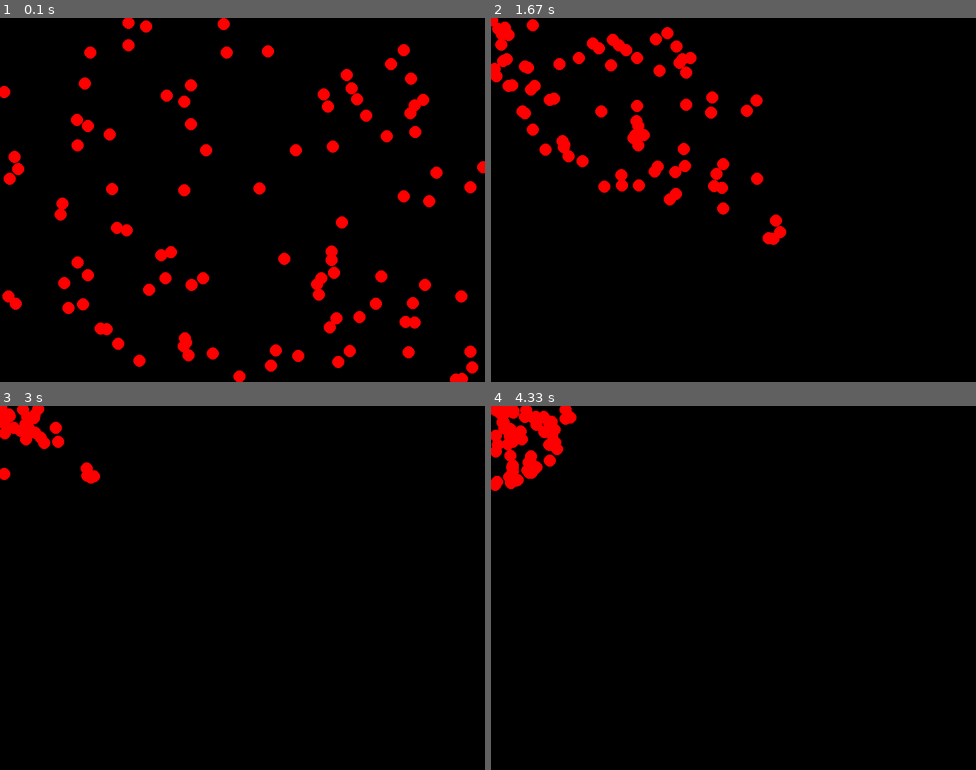
Above: before the commit, frames 1-4 (two rows, left to right).
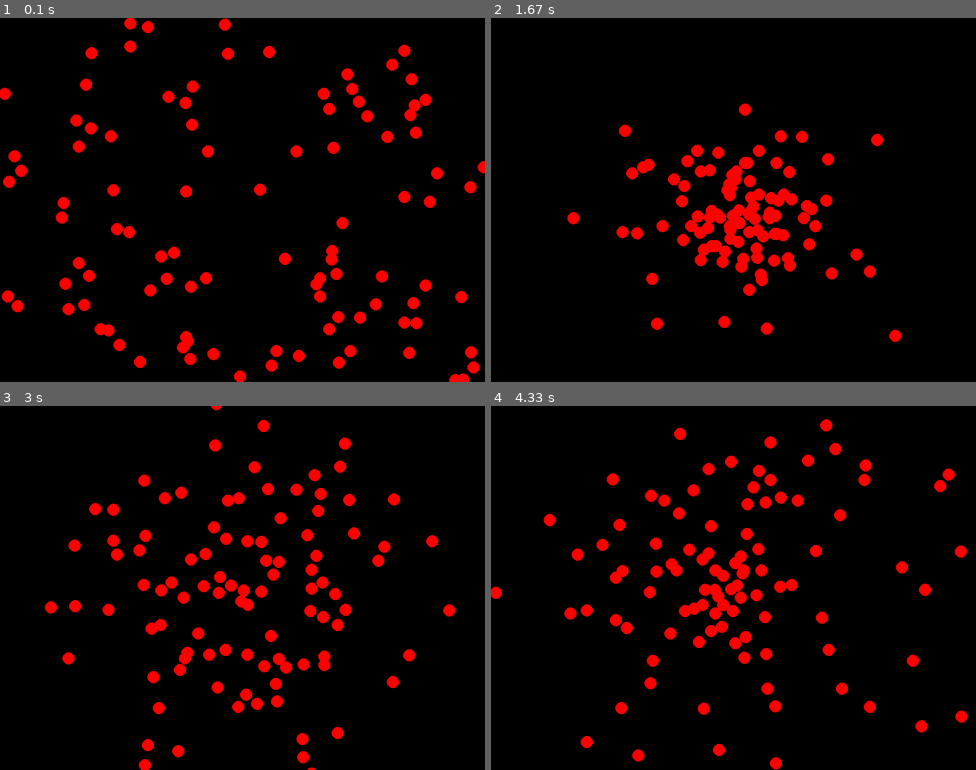
Above: after the commit, the same moments.

Repository: peerawitsave/Pygame-Peerawit
Game: pygame game, started from game.py
The game is run twice, just before and just after one commit, with the same random seed, the same clock (stepped at 60 frames per second) and the same inputs.
Inputs:
- Up to frame 1 (0.1 s): no input
- Up to frame 2 (1.67 s): no input
- Up to frame 3 (3 s): no input
- Up to frame 4 (4.33 s): no input

The runs differ from the first frame. In frame 1, 1.8% of the frame differs, in the area x 0-100%, y 0-100%; in frame 2, 9.1%, in the area x 0-85%, y 0-89%; in frame 3, 7.3%; in frame 4, 8.2%.

Commit message:
[UPDATE]

Diff:
--- a/boids-flock.py
+++ b/boids-flock.py
@@ -2,15 +2,162 @@
 import random
 import math
 
-
 pygame.init()
-width, height = 1920, 1080
-screen = pygame.display.set.mode((width, height))
+width, height = 800, 600
+screen = pygame.display.set_mode((width, height))
 clock = pygame.time.Clock()
 
-NUM_BOIDS = 50
+NUM_BOIDS = 500
 BOID_SIZE = 5
 MAX_SPEED = 4
 MAX_FORCE = 0.05
 NEIGHBOR_RADIUS = 50
-SEPERATION_RADIUS = 25
+SEPARATION_RADIUS = 25
+
+WHITE = (255, 255, 255)
+BLACK = (0, 0, 0)
+BLUE = (50, 50, 255)
+
+def vector_magnitude(vec):
+    return math.sqrt(vec[0]**2 + vec[1]**2)
+
+def normalize_vector(vec):
+    mag = vector_magnitude(vec)
+    if mag == 0:
+        return [0, 0]
+    return [vec[0] / mag, vec[1] / mag]
+
+def limit_vector(vec, max_value):
+    if vector_magnitude(vec) > max_value:
+        vec = normalize_vector(vec)
+        vec[0] *= max_value
+        vec[1] *= max_value
+    return vec
+
+
+class Boid:
+    def __init__(self):
+        self.position = [random.uniform(0, width), random.uniform(0, height)]
+        self.velocity = [random.uniform(-MAX_SPEED, MAX_SPEED), random.uniform(-MAX_SPEED, MAX_SPEED)]
+        self.acceleration = [0, 0]
+
+    def update(self):
+        self.velocity[0] += self.acceleration[0]
+        self.velocity[1] += self.acceleration[1]
+
+        self.velocity = limit_vector(self.velocity, MAX_SPEED)
+        self.position[0] += self.velocity[0]
+        self.position[1] += self.velocity[1]
+
+        self.acceleration = [0, 0]
+
+        if self.position[0] < 0: self.position[0] = width
+        if self.position[0] > width: self.position[0] = 0
+        if self.position[1] < 0: self.position[1] = height
+        if self.position[1] > height: self.position[1] = 0
+
+    def apply_force(self, force):
+        self.acceleration[0] += force[0]
+        self.acceleration[1] += force[1]
+
+    def flock(self, boids):
+        sep = self.separation(boids)
+        ali = self.alignment(boids)
+        coh = self.cohesion(boids)
+
+        sep = [sep[0] * 1.5, sep[1] * 1.5]
+
+        self.apply_force(sep)
+        self.apply_force(ali)
+        self.apply_force(coh)
+
+    def separation(self, boids):
+        steer = [0, 0]
+        total = 0
+        for other in boids:
+            dist = math.sqrt((self.position[0] - other.position[0]) ** 2 + (self.position[1] - other.position[1]) ** 2)
+            if 0 < dist < SEPARATION_RADIUS:
+                diff = [self.position[0] - other.position[0], self.position[1] - other.position[1]]
+                diff = normalize_vector(diff)
+                diff[0] /= dist
+                diff[1] /= dist
+                steer[0] += diff[0]
+                steer[1] += diff[1]
+                total += 1
+        if total > 0:
+            steer[0] /= total
+            steer[1] /= total
+        if vector_magnitude(steer) > 0:
+            steer = normalize_vector(steer)
+            steer[0] *= MAX_SPEED
+            steer[1] *= MAX_SPEED
+            steer[0] -= self.velocity[0]
+            steer[1] -= self.velocity[1]
+            steer = limit_vector(steer, MAX_FORCE)
+        return steer
+
+    def alignment(self, boids):
+        avg_velocity = [0, 0]
+        total = 0
+        for other in boids:
+            dist = math.sqrt((self.position[0] - other.position[0]) ** 2 + (self.position[1] - other.position[1]) ** 2)
+            if 0 < dist < NEIGHBOR_RADIUS:
+                avg_velocity[0] += other.velocity[0]
+                avg_velocity[1] += other.velocity[1]
+                total += 1
+        if total > 0:
+            avg_velocity[0] /= total
+            avg_velocity[1] /= total
+            avg_velocity = normalize_vector(avg_velocity)
+            avg_velocity[0] *= MAX_SPEED
+            avg_velocity[1] *= MAX_SPEED
+            steer = [avg_velocity[0] - self.velocity[0], avg_velocity[1] - self.velocity[1]]
+            return limit_vector(steer, MAX_FORCE)
+        return [0, 0]
+
+    def cohesion(self, boids):
+        center_of_mass = [0, 0]
+        total = 0
+        for other in boids:
+            dist = math.sqrt((self.position[0] - other.position[0]) ** 2 + (self.position[1] - other.position[1]) ** 2)
+            if 0 < dist < NEIGHBOR_RADIUS:
+                center_of_mass[0] += other.position[0]
+                center_of_mass[1] += other.position[1]
+                total += 1
+        if total > 0:
+            center_of_mass[0] /= total
+            center_of_mass[1] /= total
+            return self.seek(center_of_mass)
+        return [0, 0]
+
+    def seek(self, target):
+        desired = [target[0] - self.position[0], target[1] - self.position[1]]
+        desired = normalize_vector(desired)
+        desired[0] *= MAX_SPEED
+        desired[1] *= MAX_SPEED
+        steer = [desired[0] - self.velocity[0], desired[1] - self.velocity[1]]
+        return limit_vector(steer, MAX_FORCE)
+
+    def draw(self):
+        pygame.draw.circle(screen, BLUE, (int(self.position[0]), int(self.position[1])), BOID_SIZE)
+
+# Main Loop
+boids = [Boid() for _ in range(NUM_BOIDS)]
+
+running = True
+while running:
+    screen.fill(BLACK)
+
+    for event in pygame.event.get():
+        if event.type == pygame.QUIT:
+            running = False
+
+    for boid in boids:
+        boid.flock(boids)
+        boid.update()
+        boid.draw()
+
+    pygame.display.flip()
+    clock.tick(60)
+
+pygame.quit()
--- a/game.py
+++ b/game.py
@@ -1,11 +1,13 @@
 import pygame
 import sys
 import random
+import math
 
 pygame.init()
 
 width, height = 800, 600
 MAX_SPEED = 5
+
 screen = pygame.display.set_mode((width, height))
 pygame.display.set_caption('Pygame Agent')
 
@@ -36,6 +38,47 @@
         seeking_force = d
         self.apply_force(seeking_force.x, seeking_force.y)
 
+    def coherence(self, agents):
+        total = pygame.Vector2(0, 0)
+        count = 0
+        for agent in agents:
+            if agent != self:
+                total += agent.position
+                count += 1
+
+        if count > 0:
+            center_of_mass = total/count
+            d = center_of_mass - self.position
+            if d.length() > 0:
+                coherence_force = d.normalize() * 0.05
+                self.apply_force(coherence_force.x, coherence_force.y)
+
+
+    def seperation(self, agents):
+        d = pygame.Vector2(0, 0)
+        for agent in agents:
+            dist = math.sqrt((self.position.x - agent.position.x)**2 + (self.position.y - agent.position.y)**2)
+
+            if dist < 25:
+                d += self.position - agent.position
+
+        seperation_force = d * 0.01
+
+        self.apply_force(seperation_force.x, seperation_force.y)
+
+
+    def alignment(self, agents):
+        v = pygame.Vector2(0, 0)
+        for agent in agents:
+            if agent != self:
+                v += agent.velocity
+
+        v /= len(agents) - 1
+        alignment_f = v * 0.1
+        self.apply_force(alignment_f.x, alignment_f.y)
+
+
+
     def draw(self, screen):
         pygame.draw.circle(screen, RED, (int(self.position.x), int(self.position.y)), 10)
 
@@ -54,12 +97,15 @@
 
     screen.fill(BLACK)
 
-    mouse_x, mouse_y = pygame.mouse.get_pos()
+    #mouse_x, mouse_y = pygame.mouse.get_pos()
 
     for agent in agents:
-        agent.seek(mouse_x, mouse_y)
+        #agent.seek(mouse_x, mouse_y)
+        #agent.alignment(agents)
+        agent.coherence(agents)
         agent.update()
         agent.draw(screen)
+        agent.seperation(agents)
 
     pygame.display.flip()
     clock.tick(60)
